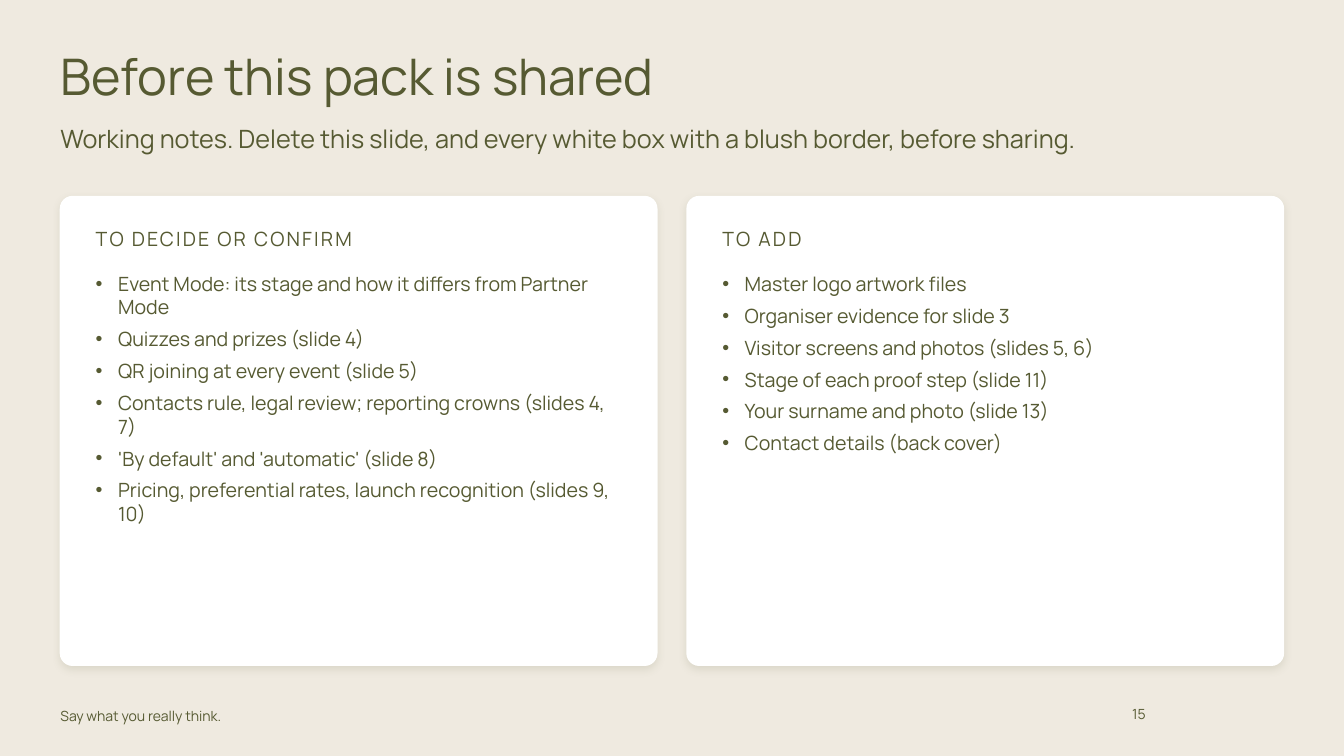
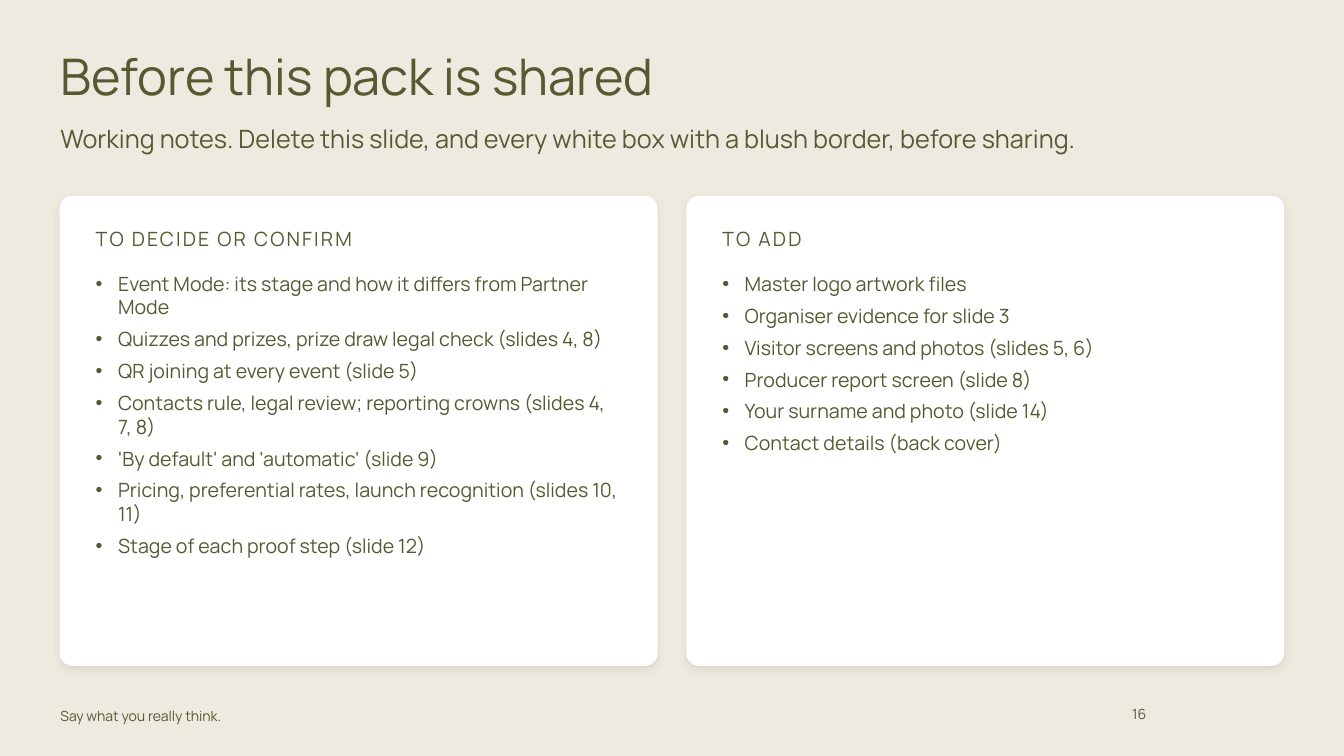
Before and after one commit to carrie147/entre-amis-brand-agent, a slide deck: slide 16 of decks/Entre Amis - Event Mode pack - DRAFT.pptx (slide 15 before the commit). Drawn at 1344x756 pixels with LibreOffice and Linux fonts; fonts in the diff are those of the drawing; background and template pictures are left out. Boxes give left, top, right and bottom in pixels: in the first picture for what was removed or moved away, otherwise in the second. Text is boxed around its words. In the diff, an @@ line names an element or a change of style, - is before the commit and + after.

```diff
--- a/decks/Entre Amis - Event Mode pack - DRAFT.pptx
+++ b/decks/Entre Amis - Event Mode pack - DRAFT.pptx
@@ text at [118, 329, 602, 351]: text changed @@
-• Quizzes and prizes (slide 4)
+• Quizzes and prizes, prize draw legal check (slides 4, 8)
@@ text at [745, 370, 1049, 423]: text changed @@
-• Stage of each proof step (slide 11)
-• Your surname and photo (slide 13)
+• Producer report screen (slide 8)
+• Your surname and photo (slide 14)
@@ text at [118, 393, 617, 558]: text changed @@
-• Contacts rule, legal review; reporting crowns (slides 4, 7)
-• 'By default' and 'automatic' (slide 8)
-• Pricing, preferential rates, launch recognition (slides 9, 10)
+• Contacts rule, legal review; reporting crowns (slides 4, 7, 8)
+• 'By default' and 'automatic' (slide 9)
+• Pricing, preferential rates, launch recognition (slides 10, 11)
+• Stage of each proof step (slide 12)
@@ page number at [1132, 709, 1146, 719]: text changed @@
-15
+16
```
Also in this commit, not shown: 2 other slides changed, 1 slide added, 4 other files.
